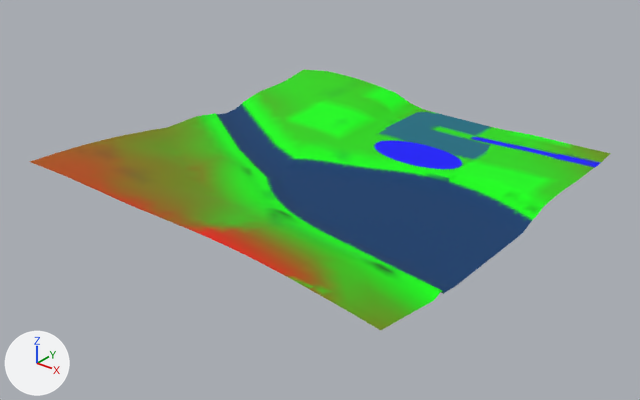
A saved change to the glTF model games/yorimichi/assets/belmonte/meshes/SM_BM_BT_Terrain_1_2.glb.
Before and after are seen from a 50 mm lens placed at (-329.0, -360.0, 221.0), pointed at (-640.0, 28.0, -19.0). Arrows for +X, +Y and +Z are at lower left; the lights stay in place. The older version comes first.

The scene before the commit, as lines of its bpy script (objects in view):
```python
me_sm_bt_terrain_1_2 = bpy.data.meshes.new('SM_BT_Terrain_1_2')
me_sm_bt_terrain_1_2.from_pydata(...)  # 3998 vertices, 7825 faces; spans x -768.0..-512.0, y -88.0..168.0, z -9.0..12.0
me_sm_bt_terrain_1_2.materials.append(mat_bm_000_m_terrain_009)
ob_sm_bm_bt_terrain_1_2 = bpy.data.objects.new('SM_BM_BT_Terrain_1_2', me_sm_bt_terrain_1_2)
ob_sm_bm_bt_terrain_1_2.location = (0.0, 0.0, 0.0)
```
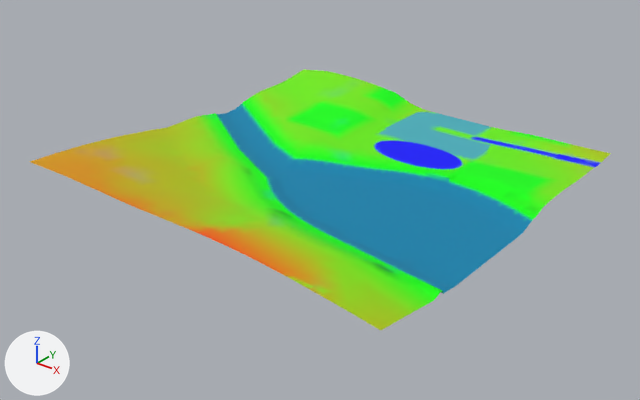
Where the change shows, as pixel boxes (x1, y1, x2, y2) in the pictures (640 x 400 px):
part 1 of me_sm_bt_terrain_1_2, recoloured (lighter)
    both: (113, 70, 611, 330)
part 2 of me_sm_bt_terrain_1_2, recoloured (dark cyan to cyan)
    both: (30, 104, 601, 294)

Edits to the bpy script that builds the scene:
```text
Change me_sm_bt_terrain_1_2:
    where me_sm_bt_terrain_1_2.from_pydata(...)  # 3998 vertices, 7825 faces; spans x -768.0..-512.0, y -88.0..168.0, z -9.0..12.0
    used by ob_sm_bm_bt_terrain_1_2; location = (0.0, 0.0, 0.0)
    me_sm_bt_terrain_1_2 part 1: 4318 faces centred in x -768.0..-513.0, y -88.0..167.0, z -6.0..9.0 are repainted in the vertex colours; the middle colour goes from green #09db00 to green #35ee00
    me_sm_bt_terrain_1_2 part 2: 2689 faces centred in x -768.0..-513.0, y -88.0..167.0, z -9.0..11.0 are repainted in the vertex colours; the middle colour goes from dark cyan #004f6c to cyan #0097ae
```
